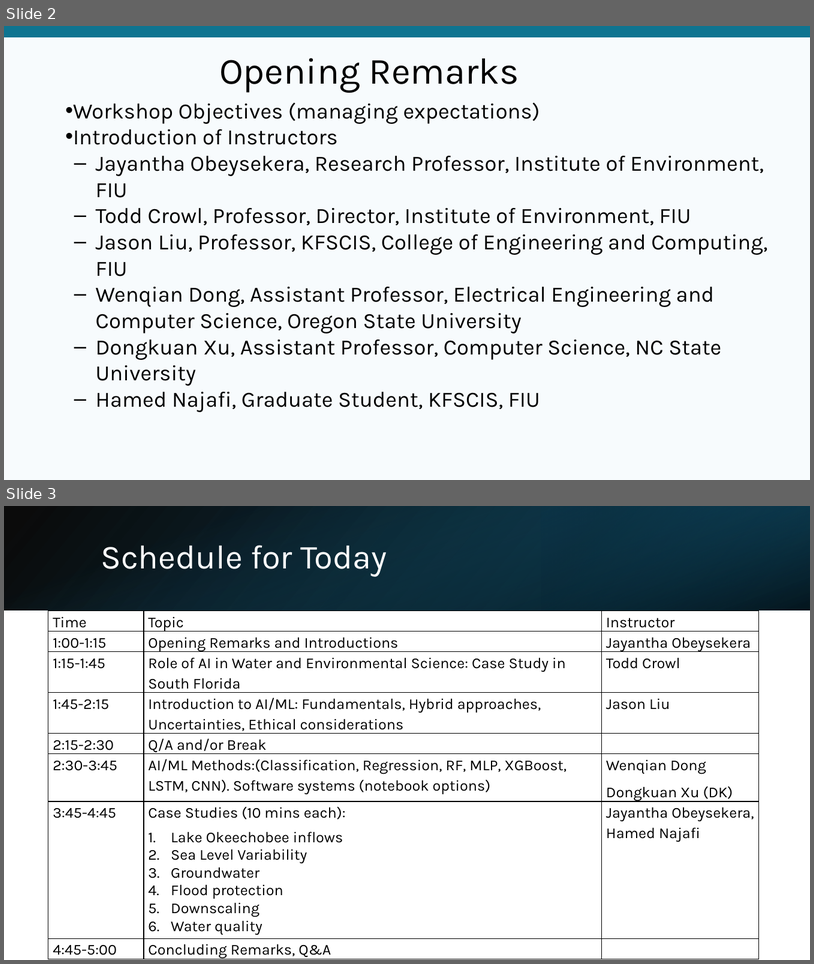
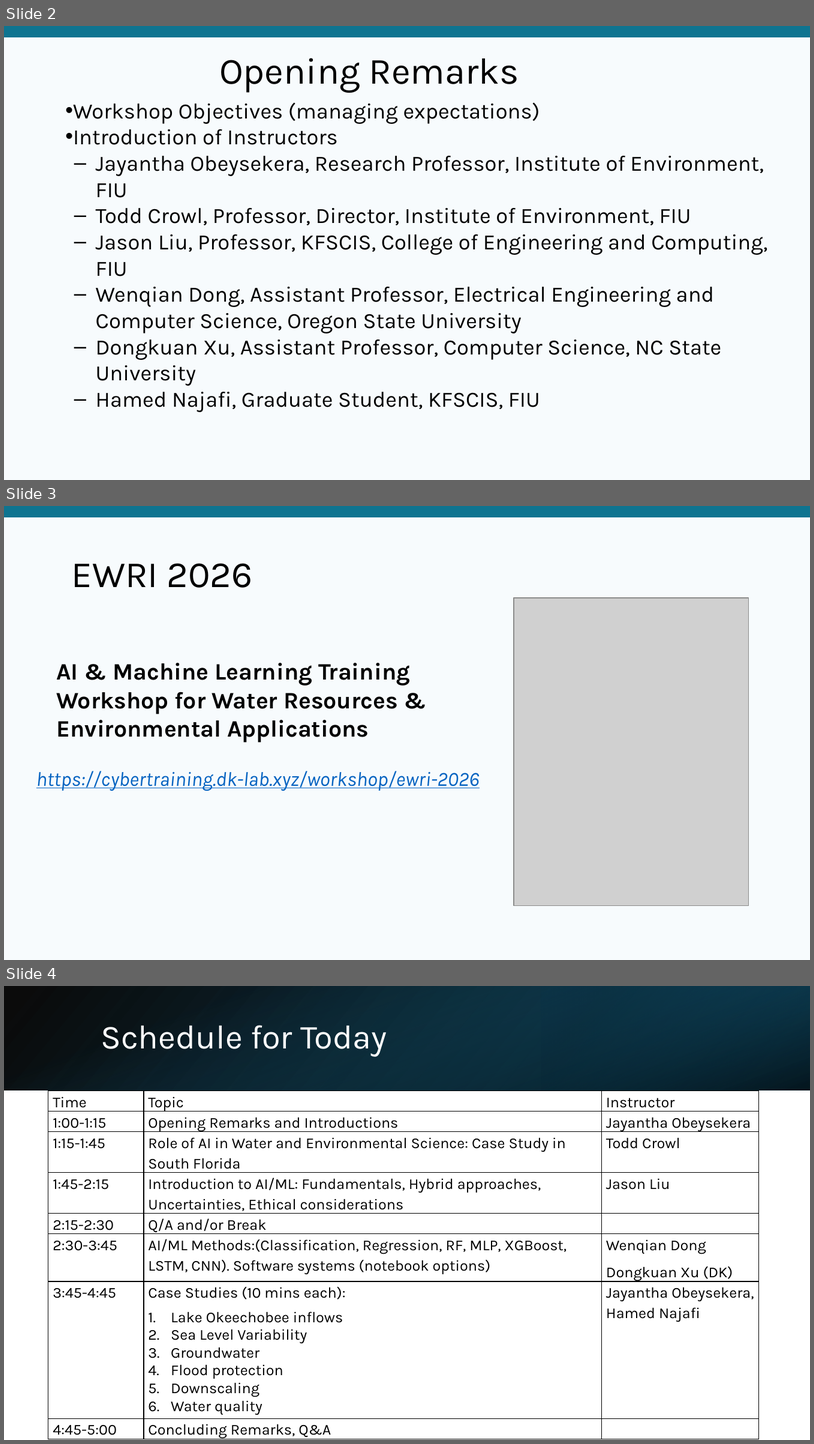
Before and after one commit to hrmauny/ewri-2026-workshop-resources, a slide deck: AI_ML_Water_Resources_Obey.pptx. Shown one above the other, each under a label of ours: slides 2 and 3 before the commit, slides 2, 3 and 4 after it. The pictures are 814x964 and 814x1444 pixels, drawn with LibreOffice and Linux fonts; fonts in the diff are those of the drawing; grey boxes stand for pictures. Boxes give left, top, right and bottom in pixels: in the first picture for what was removed or moved away, otherwise in the second. Text is boxed around its words. In the diff, an @@ line names an element or a change of style, - is before the commit and + after.

```diff
--- a/AI_ML_Water_Resources_Obey.pptx
+++ b/AI_ML_Water_Resources_Obey.pptx
@@ slide 3 added at [4, 506, 810, 960], background #F7FBFD; not listed: 1 template element that a slide beside it also shows @@
@@ title added at [72, 563, 253, 588], 44 pt, text #000000 @@
+EWRI 2026
@@ picture added at [514, 598, 749, 905] @@
@@ text added at [56, 663, 410, 742], 28 pt, text #000000, bold @@
+AI & Machine Learning Training Workshop for Water Resources & Environmental Applications
@@ text added at [36, 771, 480, 791], 24 pt, text #0563C1, italic, underline @@
+https://cybertraining.dk-lab.xyz/workshop/ewri-2026
@@ what was slide 3 is now slide 4 @@
```
Also in this commit, not shown: 1 other file.
